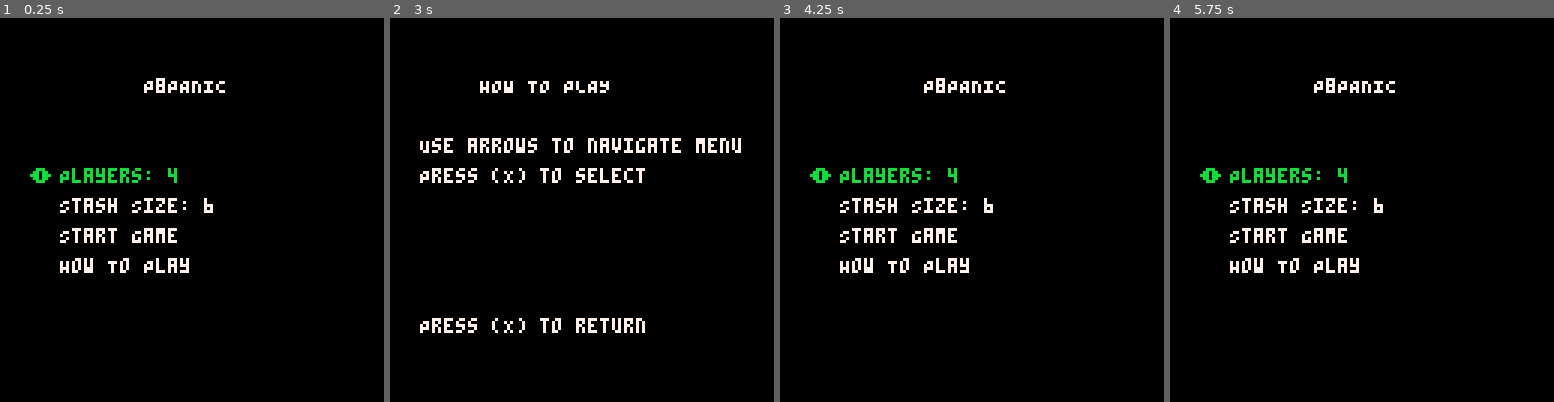
Above: before the commit, frames 1-4 (left to right).
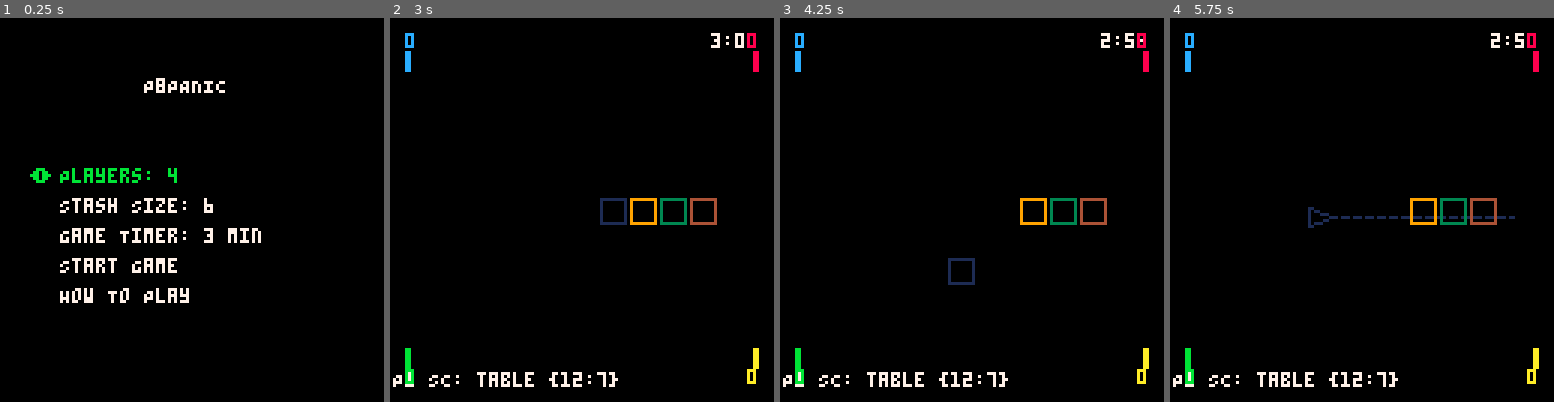
Above: after the commit, the same moments.

Repository: Arcadesys/p8panic
Game: PICO-8 cartridge p_8_panic.p8
The game is run twice, just before and just after one commit, with the same random seed, the same clock (stepped at 60 frames per second) and the same inputs.
Inputs:
- Up to frame 1 (0.25 s): no input
- Up to frame 2 (3 s): tap X (X key) at 0.33, 1.07, 1.85, 2.97 s; tap O (Z key) at 0.7, 1.7, 2.1, 2.5, 2.9 s; hold Right 1.6-2.1 s; hold Up 2.15-2.42 s; hold Right from 2.47 s (still down)
- Up to frame 3 (4.25 s): release Right at 3.03 s; hold Left 3.08-3.58 s; tap O (Z key) at 3.3, 3.7, 4.1 s; hold Down 3.63-3.97 s; hold Right from 4.02 s (still down); tap X (X key) at 4.08 s
- Up to frame 4 (5.75 s): tap O (Z key) every 0.4 s from 4.5 to 5.7 s; release Right at 4.68 s; hold Up 4.73-5.03 s; hold Left 5.08-5.68 s; tap X (X key) at 5.2 s; hold Down from 5.73 s (still down)

The runs differ from the first frame. In frame 1, 1.6% of the frame differs, in the area x 15-68%, y 54-75%; in frame 2, 5.8%, in the area x 0-97%, y 3-97%; in frame 3, 4.8%; in frame 4, 5.0%.

Commit message:
Add game timer functionality and enhance main menu options: Introduce game timer with adjustable settings; update menu to display timer; refactor menu logic for improved navigation.

Diff:
--- a/p_8_panic.p8
+++ b/p_8_panic.p8
@@ -6,7 +6,7 @@
 
 player_manager = {} -- Initialize player_manager globally here
 STASH_SIZE = 6 -- Default stash size, configurable in menu (min 3, max 10)
-create_piece = nil -- Initialize create_piece globally here (will be defined by 3.piece.lua now)
+create_piece = nil -- Initialize create_piece globally here (will be defined by 3.piece.lua)
 pieces = {} -- Initialize pieces globally here
 LASER_LEN = 60 -- Initialize LASER_LEN globally here
 N_PLAYERS = 4 -- Initialize N_PLAYERS globally here
@@ -96,6 +96,10 @@
   end
   return false
 end
+
+sfx_on=true
+
+game_timer = 3 -- Default game time in minutes
 
 -- All modules are loaded via Pico-8 tabs; #include directives are not used.
 -- Main Pico-8 functions (_init, _update, _draw) and their specific logic
@@ -932,7 +936,7 @@
 -- This file will contain functions for drawing UI elements,
 -- including the main menu and in-game HUD.
 
---#globals cls print N_PLAYERS player_manager cursors global_game_state player_count stash_count menu_option menu_player_count menu_stash_size tostring rectfill min type pairs ipairs
+--#globals cls print N_PLAYERS player_manager cursors global_game_state player_count stash_count menu_option menu_player_count menu_stash_size game_timer tostring rectfill min type pairs ipairs btnp max STASH_SIZE
 
 ui = {}
 -- NP and PM can remain cached if N_PLAYERS and player_manager are set before this file loads
@@ -944,6 +948,7 @@
   local options = {
     "Players: " .. (menu_player_count or N_PLAYERS or 2), -- Use global menu_player_count
     "Stash Size: " .. (menu_stash_size or STASH_SIZE or 3), -- Use global menu_stash_size
+    "Game Timer: " .. (game_timer or 3) .. " min", -- Add game timer option
     "Start Game",
     "How To Play"
   }
@@ -1078,7 +1083,7 @@
 end
 
 -- Draw the How To Play screen
-function ui.draw_how_to_play()
+function ui.draw_how_to_play() -- Keep this instance
   cls(0)
   print("HOW TO PLAY", 30, 20, 7)
   -- Placeholder instructions
@@ -1087,9 +1092,9 @@
   print("Press (X) to return", 10, 100, 7)
 end
 
-function _update_main_menu_logic()
+function ui.update_main_menu_logic() -- Renamed from _update_main_menu_logic
   -- Navigate options
-  if btnp(1) then menu_option = min(4, menu_option + 1) end -- right
+  if btnp(1) then menu_option = min(5, menu_option + 1) end -- right, increased max to 5
   if btnp(0) then menu_option = max(1, menu_option - 1) end -- left
   -- Adjust values
   if menu_option == 1 then
@@ -1098,17 +1103,21 @@
   elseif menu_option == 2 then
     if btnp(2) then menu_stash_size = min(10, menu_stash_size + 1) end -- up
     if btnp(3) then menu_stash_size = max(3, menu_stash_size - 1) end -- down
+  elseif menu_option == 3 then -- Adjust game timer
+    if btnp(2) then game_timer = min(10, game_timer + 1) end -- up, max 10 minutes
+    if btnp(3) then game_timer = max(1, game_timer - 1) end -- down, min 1 minute
   end
   -- Select option
   if btnp(5) then -- ❎ (X)
-    if menu_option == 3 then
+    if menu_option == 4 then -- Adjusted start game option index
       player_count = menu_player_count
       stash_count = menu_stash_size
       N_PLAYERS = menu_player_count
       STASH_SIZE = menu_stash_size
+      -- game_timer is already set
       global_game_state = "in_game"
-      printh("Starting game from menu with P:"..player_count.." S:"..stash_count)
-    elseif menu_option == 4 then
+      printh("Starting game from menu with P:"..player_count.." S:"..stash_count.." T:"..game_timer)
+    elseif menu_option == 5 then -- Adjusted how to play option index
       global_game_state = "how_to_play"
     end
   end
@@ -1210,17 +1219,20 @@
 -- PICO-8 automatically makes functions global if they are not declared local
 -- So, create_cursor will be global by default.
 -->8
--- src/7.main.lua
+-- src/8.main.lua
 -- Main game loop functions (_init, _update, _draw)
 
---#globals player_manager pieces cursors ui N_PLAYERS STASH_SIZE global_game_state
+--#globals player_manager pieces cursors ui N_PLAYERS STASH_SIZE global_game_state game_timer time flr string add table
 --#globals menu_option menu_player_count menu_stash_size player_count stash_count
 --#globals create_player create_cursor internal_update_game_logic update_game_logic update_controls
---#globals original_update_game_logic_func original_update_controls_func
+--#globals original_update_game_logic_func original_update_controls_func update_game_state
 --#globals printh all cls btnp menuitem print
 
 -- Ensure ui_handler is assigned from the global ui table from 6.ui.lua
 local ui_handler -- local to this file, assigned in _init
+
+local game_start_time = 0
+local remaining_time_seconds = 0
 
 ------------------------------------------
 -- Main Pico-8 Functions
@@ -1245,7 +1257,9 @@
     printh("Warning: global 'ui' (from 6.ui.lua) not found in _init. UI might not draw.")
     ui_handler = {
       draw_main_menu = function() print("NO UI - MAIN MENU", 40,60,8) end,
-      draw_game_hud = function() print("NO UI - GAME HUD", 40,60,8) end
+      draw_game_hud = function() print("NO UI - GAME HUD", 40,60,8) end,
+      draw_how_to_play = function() print("NO UI - HOW TO PLAY", 20,60,8) end,
+      update_main_menu_logic = function() printh("Warning: NO UI - update_main_menu_logic not called") end
     }
   end
 
@@ -1253,6 +1267,13 @@
     global_game_state = "main_menu"
     printh("Returning to main menu via pause menu...")
     _init_main_menu_state()
+  end)
+
+  -- Add game timer to menu item
+  menuitem(2, "Set Timer: " .. (game_timer or 3) .. " min", function()
+    -- This is a placeholder, actual timer setting is in _update_main_menu_logic
+    -- but we need a menu item for it to be visible in pause menu if desired.
+    -- Or, remove this if timer is only set from main menu.
   end)
 
   if global_game_state == "main_menu" then
@@ -1268,7 +1289,11 @@
 
 function _update()
   if global_game_state == "main_menu" then
-    _update_main_menu_logic()
+    if ui_handler and ui_handler.update_main_menu_logic then
+      ui_handler.update_main_menu_logic()
+    else
+      printh("Warning: ui_handler.update_main_menu_logic not found!")
+    end
     if global_game_state == "in_game" then
       -- N_PLAYERS and STASH_SIZE have been set by menu logic
       init_game_properly()
@@ -1283,6 +1308,38 @@
     end
   elseif global_game_state == "in_game" then
     _update_game_logic()
+
+    -- Timer logic
+    if remaining_time_seconds > 0 then
+      remaining_time_seconds -= 1/30 -- Pico-8 runs at 30 FPS
+      if remaining_time_seconds <= 0 then
+        remaining_time_seconds = 0
+        global_game_state = "game_over"
+        printh("Game Over! Time is up.")
+        -- Determine winner(s) - can be moved to a separate function
+        local max_score = -1
+        local winners = {}
+        for i=1, N_PLAYERS do
+          local p = player_manager.get_player(i)
+          if p then
+            if p.score > max_score then
+              max_score = p.score
+              winners = {p.id}
+            elseif p.score == max_score then
+              add(winners, p.id)
+            end
+          end
+        end
+        printh("Winner(s): " .. table.concat(winners, ", ") .. " with score: " .. max_score)
+        -- You might want to display this on screen too
+      end
+    end
+  elseif global_game_state == "game_over" then
+    -- Wait for a button press to return to main menu
+    if btnp(5) then -- (X) button
+      global_game_state = "main_menu"
+      _init_main_menu_state()
+    end
   end
 end
 
@@ -1301,6 +1358,18 @@
     end
   elseif global_game_state == "in_game" then
     _draw_game_screen()
+  elseif global_game_state == "game_over" then
+    cls(0)
+    print("GAME OVER!", 48, 50, 8)
+    -- Display winner information (this is basic, enhance as needed)
+    local max_score = -1
+    local winner_text = "WINNER(S): "
+    -- Recalculate or store winners from _update
+    -- For simplicity, let's assume winners are stored in a global or passed
+    -- For now, just a generic message
+    -- TODO: Display actual winners and scores
+    print("Time is up!", 45, 60, 7)
+    print("Press (X) to return", 28, 100, 7)
   end
 end
 
@@ -1312,40 +1381,15 @@
   -- Use global N_PLAYERS and STASH_SIZE as defaults for the menu
   menu_player_count = N_PLAYERS
   menu_stash_size = STASH_SIZE
-  printh("Main menu state initialized: P=" .. menu_player_count .. " S=" .. menu_stash_size)
-end
-
-function _update_main_menu_logic()
-  -- Navigate options
-  if btnp(➡️) then menu_option = min(4, menu_option + 1) end
-  if btnp(⬅️) then menu_option = max(1, menu_option - 1) end
-  -- Adjust values
-  if menu_option == 1 then
-    if btnp(⬆️) then menu_player_count = min(4, menu_player_count + 1) end
-    if btnp(⬇️) then menu_player_count = max(2, menu_player_count - 1) end
-  elseif menu_option == 2 then
-    if btnp(⬆️) then menu_stash_size = min(10, menu_stash_size + 1) end
-    if btnp(⬇️) then menu_stash_size = max(3, menu_stash_size - 1) end
-  end
-  -- Select option
-  if btnp(5) then
-    if menu_option == 3 then
-      -- Start game
-      player_count = menu_player_count
-      stash_count = menu_stash_size
-      N_PLAYERS = menu_player_count
-      STASH_SIZE = menu_stash_size
-      global_game_state = "in_game"
-      printh("Starting game from menu with P:"..player_count.." S:"..stash_count)
-    elseif menu_option == 4 then
-      -- Show how-to-play
-      global_game_state = "how_to_play"
-    end
-  end
-
-  -- Update what ui.draw_main_menu will show (it reads player_count, stash_count directly)
-  -- Or, pass menu_player_count, menu_stash_size, menu_option to draw_main_menu
-end
+  -- game_timer is already a global, potentially set by previous menu interaction
+  printh("Main menu state initialized: P=" .. menu_player_count .. " S=" .. menu_stash_size .. " T:" .. game_timer)
+end
+
+-- This function is now in 6.ui.lua, but if you need overrides or specific logic here, keep it.
+-- For now, assuming 6.ui.lua handles menu updates.
+-- function _update_main_menu_logic()
+--   -- ... (logic moved to 6.ui.lua) ...
+-- end
 
 ------------------------------------------
 -- Game Specific Logic (Initialization, Update, Draw)
@@ -1399,6 +1443,11 @@
     original_update_game_logic_func = function() end
   end
 
+  -- Initialize timer
+  game_start_time = time() -- Assuming time() gives seconds or a consistent unit
+  remaining_time_seconds = (game_timer or 3) * 60 -- Convert minutes to seconds
+  printh("Timer started: " .. remaining_time_seconds .. " seconds.")
+
   printh("Game initialized with " .. N_PLAYERS .. " players and " .. STASH_SIZE .. " pieces each.")
 end
 
@@ -1413,6 +1462,18 @@
 
 function _draw_game_screen()
   cls(0)
+
+  -- Draw timer
+  local minutes = flr(remaining_time_seconds / 60)
+  local seconds = flr(remaining_time_seconds % 60)
+  local seconds_str
+  if seconds < 10 then
+    seconds_str = "0" .. tostr(seconds)
+  else
+    seconds_str = tostr(seconds)
+  end
+  local timer_str = tostr(minutes) .. ":" .. seconds_str
+  print(timer_str, 128 - #timer_str * 4 - 5, 5, 7) -- Top-right, adjust x as needed
 
   if pieces then
     for piece_obj in all(pieces) do
--- a/src/0.init.lua
+++ b/src/0.init.lua
@@ -3,7 +3,7 @@
 
 player_manager = {} -- Initialize player_manager globally here
 STASH_SIZE = 6 -- Default stash size, configurable in menu (min 3, max 10)
-create_piece = nil -- Initialize create_piece globally here (will be defined by 3.piece.lua now)
+create_piece = nil -- Initialize create_piece globally here (will be defined by 3.piece.lua)
 pieces = {} -- Initialize pieces globally here
 LASER_LEN = 60 -- Initialize LASER_LEN globally here
 N_PLAYERS = 4 -- Initialize N_PLAYERS globally here
@@ -94,6 +94,10 @@
   return false
 end
 
+sfx_on=true
+
+game_timer = 3 -- Default game time in minutes
+
 -- All modules are loaded via Pico-8 tabs; #include directives are not used.
 -- Main Pico-8 functions (_init, _update, _draw) and their specific logic
 -- (e.g., init_game_properly, _update_main_menu, _draw_game)
--- a/src/6.ui.lua
+++ b/src/6.ui.lua
@@ -2,7 +2,7 @@
 -- This file will contain functions for drawing UI elements,
 -- including the main menu and in-game HUD.
 
---#globals cls print N_PLAYERS player_manager cursors global_game_state player_count stash_count menu_option menu_player_count menu_stash_size tostring rectfill min type pairs ipairs
+--#globals cls print N_PLAYERS player_manager cursors global_game_state player_count stash_count menu_option menu_player_count menu_stash_size game_timer tostring rectfill min type pairs ipairs btnp max STASH_SIZE
 
 ui = {}
 -- NP and PM can remain cached if N_PLAYERS and player_manager are set before this file loads
@@ -14,6 +14,7 @@
   local options = {
     "Players: " .. (menu_player_count or N_PLAYERS or 2), -- Use global menu_player_count
     "Stash Size: " .. (menu_stash_size or STASH_SIZE or 3), -- Use global menu_stash_size
+    "Game Timer: " .. (game_timer or 3) .. " min", -- Add game timer option
     "Start Game",
     "How To Play"
   }
@@ -148,7 +149,7 @@
 end
 
 -- Draw the How To Play screen
-function ui.draw_how_to_play()
+function ui.draw_how_to_play() -- Keep this instance
   cls(0)
   print("HOW TO PLAY", 30, 20, 7)
   -- Placeholder instructions
@@ -157,9 +158,9 @@
   print("Press (X) to return", 10, 100, 7)
 end
 
-function _update_main_menu_logic()
+function ui.update_main_menu_logic() -- Renamed from _update_main_menu_logic
   -- Navigate options
-  if btnp(1) then menu_option = min(4, menu_option + 1) end -- right
+  if btnp(1) then menu_option = min(5, menu_option + 1) end -- right, increased max to 5
   if btnp(0) then menu_option = max(1, menu_option - 1) end -- left
   -- Adjust values
   if menu_option == 1 then
@@ -168,17 +169,21 @@
   elseif menu_option == 2 then
     if btnp(2) then menu_stash_size = min(10, menu_stash_size + 1) end -- up
     if btnp(3) then menu_stash_size = max(3, menu_stash_size - 1) end -- down
+  elseif menu_option == 3 then -- Adjust game timer
+    if btnp(2) then game_timer = min(10, game_timer + 1) end -- up, max 10 minutes
+    if btnp(3) then game_timer = max(1, game_timer - 1) end -- down, min 1 minute
   end
   -- Select option
   if btnp(5) then -- ❎ (X)
-    if menu_option == 3 then
+    if menu_option == 4 then -- Adjusted start game option index
       player_count = menu_player_count
       stash_count = menu_stash_size
       N_PLAYERS = menu_player_count
       STASH_SIZE = menu_stash_size
+      -- game_timer is already set
       global_game_state = "in_game"
-      printh("Starting game from menu with P:"..player_count.." S:"..stash_count)
-    elseif menu_option == 4 then
+      printh("Starting game from menu with P:"..player_count.." S:"..stash_count.." T:"..game_timer)
+    elseif menu_option == 5 then -- Adjusted how to play option index
       global_game_state = "how_to_play"
     end
   end
--- a/src/8.main.lua
+++ b/src/8.main.lua
@@ -1,14 +1,17 @@
--- src/7.main.lua
+-- src/8.main.lua
 -- Main game loop functions (_init, _update, _draw)
 
---#globals player_manager pieces cursors ui N_PLAYERS STASH_SIZE global_game_state
+--#globals player_manager pieces cursors ui N_PLAYERS STASH_SIZE global_game_state game_timer time flr string add table
 --#globals menu_option menu_player_count menu_stash_size player_count stash_count
 --#globals create_player create_cursor internal_update_game_logic update_game_logic update_controls
---#globals original_update_game_logic_func original_update_controls_func
+--#globals original_update_game_logic_func original_update_controls_func update_game_state
 --#globals printh all cls btnp menuitem print
 
 -- Ensure ui_handler is assigned from the global ui table from 6.ui.lua
 local ui_handler -- local to this file, assigned in _init
+
+local game_start_time = 0
+local remaining_time_seconds = 0
 
 ------------------------------------------
 -- Main Pico-8 Functions
@@ -33,7 +36,9 @@
     printh("Warning: global 'ui' (from 6.ui.lua) not found in _init. UI might not draw.")
     ui_handler = {
       draw_main_menu = function() print("NO UI - MAIN MENU", 40,60,8) end,
-      draw_game_hud = function() print("NO UI - GAME HUD", 40,60,8) end
+      draw_game_hud = function() print("NO UI - GAME HUD", 40,60,8) end,
+      draw_how_to_play = function() print("NO UI - HOW TO PLAY", 20,60,8) end,
+      update_main_menu_logic = function() printh("Warning: NO UI - update_main_menu_logic not called") end
     }
   end
 
@@ -43,6 +48,13 @@
     _init_main_menu_state()
   end)
 
+  -- Add game timer to menu item
+  menuitem(2, "Set Timer: " .. (game_timer or 3) .. " min", function()
+    -- This is a placeholder, actual timer setting is in _update_main_menu_logic
+    -- but we need a menu item for it to be visible in pause menu if desired.
+    -- Or, remove this if timer is only set from main menu.
+  end)
+
   if global_game_state == "main_menu" then
     _init_main_menu_state()
   else
@@ -56,7 +68,11 @@
 
 function _update()
   if global_game_state == "main_menu" then
-    _update_main_menu_logic()
+    if ui_handler and ui_handler.update_main_menu_logic then
+      ui_handler.update_main_menu_logic()
+    else
+      printh("Warning: ui_handler.update_main_menu_logic not found!")
+    end
     if global_game_state == "in_game" then
       -- N_PLAYERS and STASH_SIZE have been set by menu logic
       init_game_properly()
@@ -71,6 +87,38 @@
     end
   elseif global_game_state == "in_game" then
     _update_game_logic()
+
+    -- Timer logic
+    if remaining_time_seconds > 0 then
+      remaining_time_seconds -= 1/30 -- Pico-8 runs at 30 FPS
+      if remaining_time_seconds <= 0 then
+        remaining_time_seconds = 0
+        global_game_state = "game_over"
+        printh("Game Over! Time is up.")
+        -- Determine winner(s) - can be moved to a separate function
+        local max_score = -1
+        local winners = {}
+        for i=1, N_PLAYERS do
+          local p = player_manager.get_player(i)
+          if p then
+            if p.score > max_score then
+              max_score = p.score
+              winners = {p.id}
+            elseif p.score == max_score then
+              add(winners, p.id)
+            end
+          end
+        end
+        printh("Winner(s): " .. table.concat(winners, ", ") .. " with score: " .. max_score)
+        -- You might want to display this on screen too
+      end
+    end
+  elseif global_game_state == "game_over" then
+    -- Wait for a button press to return to main menu
+    if btnp(5) then -- (X) button
+      global_game_state = "main_menu"
+      _init_main_menu_state()
+    end
   end
 end
 
@@ -89,6 +137,18 @@
     end
   elseif global_game_state == "in_game" then
     _draw_game_screen()
+  elseif global_game_state == "game_over" then
+    cls(0)
+    print("GAME OVER!", 48, 50, 8)
+    -- Display winner information (this is basic, enhance as needed)
+    local max_score = -1
+    local winner_text = "WINNER(S): "
+    -- Recalculate or store winners from _update
+    -- For simplicity, let's assume winners are stored in a global or passed
+    -- For now, just a generic message
+    -- TODO: Display actual winners and scores
+    print("Time is up!", 45, 60, 7)
+    print("Press (X) to return", 28, 100, 7)
   end
 end
 
@@ -100,40 +160,15 @@
   -- Use global N_PLAYERS and STASH_SIZE as defaults for the menu
   menu_player_count = N_PLAYERS
   menu_stash_size = STASH_SIZE
-  printh("Main menu state initialized: P=" .. menu_player_count .. " S=" .. menu_stash_size)
-end
-
-function _update_main_menu_logic()
-  -- Navigate options
-  if btnp(➡️) then menu_option = min(4, menu_option + 1) end
-  if btnp(⬅️) then menu_option = max(1, menu_option - 1) end
-  -- Adjust values
-  if menu_option == 1 then
-    if btnp(⬆️) then menu_player_count = min(4, menu_player_count + 1) end
-    if btnp(⬇️) then menu_player_count = max(2, menu_player_count - 1) end
-  elseif menu_option == 2 then
-    if btnp(⬆️) then menu_stash_size = min(10, menu_stash_size + 1) end
-    if btnp(⬇️) then menu_stash_size = max(3, menu_stash_size - 1) end
-  end
-  -- Select option
-  if btnp(5) then
-    if menu_option == 3 then
-      -- Start game
-      player_count = menu_player_count
-      stash_count = menu_stash_size
-      N_PLAYERS = menu_player_count
-      STASH_SIZE = menu_stash_size
-      global_game_state = "in_game"
-      printh("Starting game from menu with P:"..player_count.." S:"..stash_count)
-    elseif menu_option == 4 then
-      -- Show how-to-play
-      global_game_state = "how_to_play"
-    end
-  end
-
-  -- Update what ui.draw_main_menu will show (it reads player_count, stash_count directly)
-  -- Or, pass menu_player_count, menu_stash_size, menu_option to draw_main_menu
-end
+  -- game_timer is already a global, potentially set by previous menu interaction
+  printh("Main menu state initialized: P=" .. menu_player_count .. " S=" .. menu_stash_size .. " T:" .. game_timer)
+end
+
+-- This function is now in 6.ui.lua, but if you need overrides or specific logic here, keep it.
+-- For now, assuming 6.ui.lua handles menu updates.
+-- function _update_main_menu_logic()
+--   -- ... (logic moved to 6.ui.lua) ...
+-- end
 
 ------------------------------------------
 -- Game Specific Logic (Initialization, Update, Draw)
@@ -187,6 +222,11 @@
     original_update_game_logic_func = function() end
   end
 
+  -- Initialize timer
+  game_start_time = time() -- Assuming time() gives seconds or a consistent unit
+  remaining_time_seconds = (game_timer or 3) * 60 -- Convert minutes to seconds
+  printh("Timer started: " .. remaining_time_seconds .. " seconds.")
+
   printh("Game initialized with " .. N_PLAYERS .. " players and " .. STASH_SIZE .. " pieces each.")
 end
 
@@ -201,6 +241,18 @@
 
 function _draw_game_screen()
   cls(0)
+
+  -- Draw timer
+  local minutes = flr(remaining_time_seconds / 60)
+  local seconds = flr(remaining_time_seconds % 60)
+  local seconds_str
+  if seconds < 10 then
+    seconds_str = "0" .. tostr(seconds)
+  else
+    seconds_str = tostr(seconds)
+  end
+  local timer_str = tostr(minutes) .. ":" .. seconds_str
+  print(timer_str, 64 - #timer_str * 2, 5, 7) -- Top-center
 
   if pieces then
     for piece_obj in all(pieces) do
